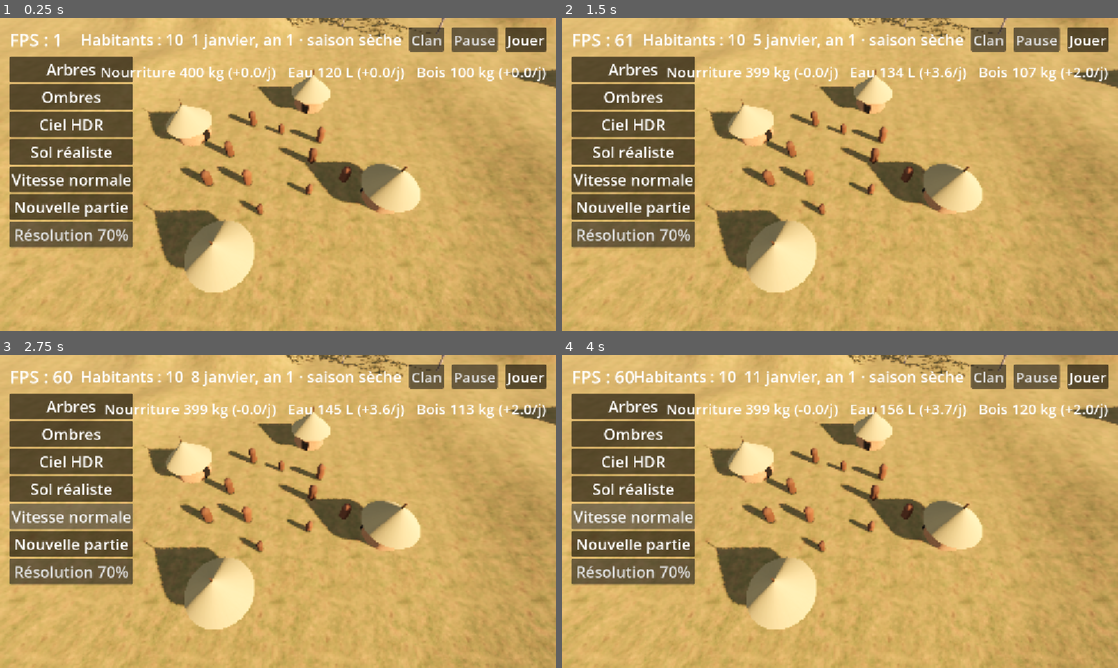
Above: before the commit, frames 1-4 (two rows, left to right).
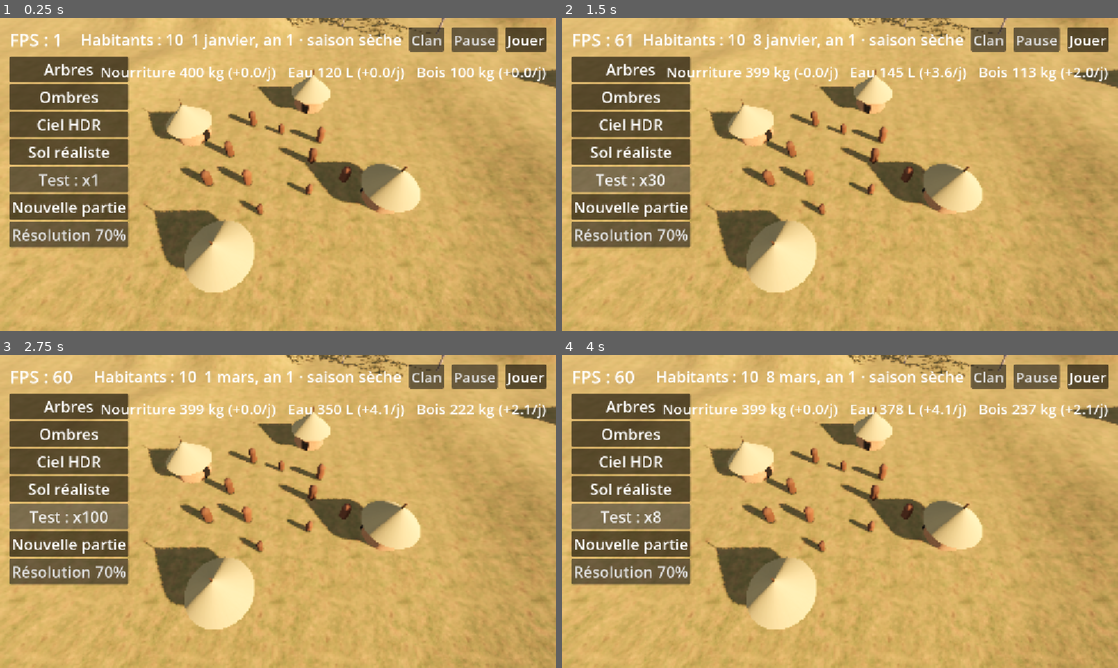
Above: after the commit, the same moments.

Repository: barroapk/faso-kanou
Game: Godot game, scene res://scenes/main.tscn
The game is run twice, just before and just after one commit, with the same random seed, the same clock (stepped at 60 frames per second) and the same inputs. A sky picture missing from this copy of the repository is replaced by a grey-blue gradient.
Inputs (mouse positions are in pixels of both pictures, inside the frame that each line leads up to):
- Up to frame 1 (0.25 s): no input
- Up to frame 2 (1.5 s): click (634, 180) at 0.5 s, where only the run before the commit has a clickable "Vitesse normale"; click (628, 180) at 1.25 s, where only the run after the commit has a clickable "Test : x8"
- Up to frame 3 (2.75 s): click (66, 517) at 2 s, where only the run after the commit has a clickable "Test : x30"
- Up to frame 4 (4 s): click (628, 517) at 2.75 s, where only the run after the commit has a clickable "Test : x100"; click (628, 517) at 3.5 s, where only the run after the commit has a clickable "Test : x1"

The runs differ from the first frame. In frame 1, 3.2% of the frame differs, in the area x 2-24%, y 12-74%; in frame 2, 4.5%; in frame 3, 4.6%, in the area x 2-96%, y 5-74%; in frame 4, 4.6%.

Commit message:
Bouton de test des vitesses jusqu'à x100

Diff:
--- a/scripts/core/temps.gd
+++ b/scripts/core/temps.gd
@@ -7,7 +7,7 @@
 const JOURS_PAR_MOIS := 30
 const MOIS_PAR_AN := 12
 const SECONDES_PAR_JOUR := 1.6
-const VITESSES := [0.0, 1.0, 3.0, 8.0]
+const VITESSES := [0.0, 1.0, 3.0, 8.0, 30.0, 100.0]
 const NOMS_MOIS := ["janvier", "février", "mars", "avril", "mai", "juin", "juillet", "août", "septembre", "octobre", "novembre", "décembre"]
 
 var jour_total := 0
--- a/scripts/main.gd
+++ b/scripts/main.gd
@@ -118,7 +118,7 @@
     _ajouter_bouton(boutons, "Ombres", func(actif): soleil.shadow_enabled = actif)
     _ajouter_bouton(boutons, "Ciel HDR", _changer_ciel)
     _ajouter_bouton(boutons, "Sol réaliste", func(actif): terrain.material_override = materiau_sol if actif else materiau_simple)
-    _ajouter_bouton(boutons, "Vitesse normale", func(actif): Civilisation.temps.vitesse = 1 if actif else 3)
+    _ajouter_vitesse_test(boutons)
     _ajouter_bouton(boutons, "Nouvelle partie", func(_actif): Civilisation.nouvelle_partie())
     var res := Button.new()
     res.text = "Résolution 70%"
@@ -154,3 +154,19 @@
 
 func _process(_delta: float) -> void:
     etiquette_fps.text = "FPS : %d" % Engine.get_frames_per_second()
+
+var bouton_vitesse: Button
+
+func _ajouter_vitesse_test(parent: Control) -> void:
+    bouton_vitesse = Button.new()
+    bouton_vitesse.text = "Test : x1"
+    bouton_vitesse.add_theme_font_size_override("font_size", 32)
+    bouton_vitesse.pressed.connect(_vitesse_suivante)
+    parent.add_child(bouton_vitesse)
+
+func _vitesse_suivante() -> void:
+    var paliers := [1, 3, 4, 5]
+    var textes := ["x0", "x1", "x3", "x8", "x30", "x100"]
+    var i := paliers.find(Civilisation.temps.vitesse)
+    Civilisation.temps.vitesse = paliers[(i + 1) % paliers.size()]
+    bouton_vitesse.text = "Test : " + textes[Civilisation.temps.vitesse]
Not shown, added: scripts/monde/habitants_visibles.gd.uid
